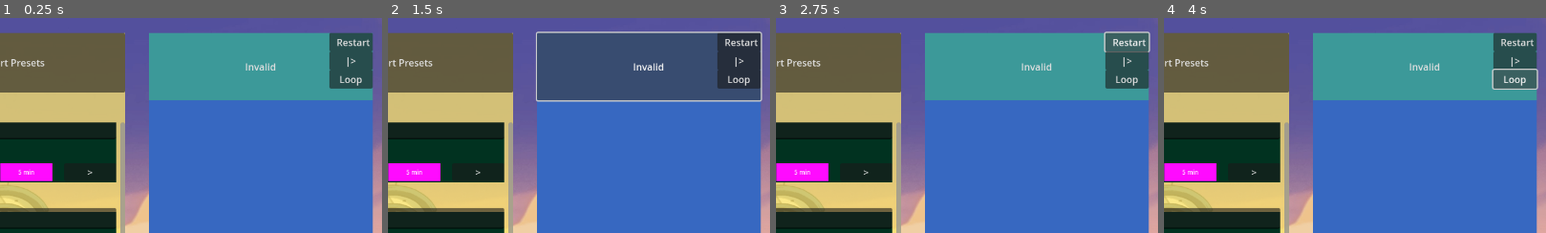
Above: before the commit, frames 1-4 (left to right).
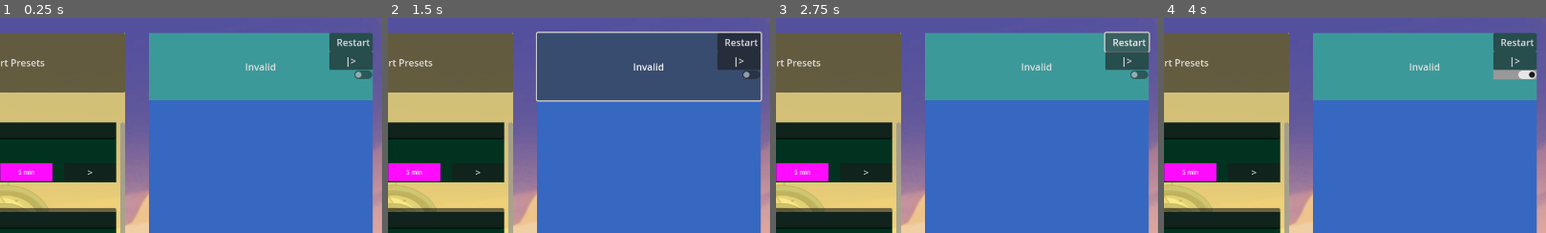
Above: after the commit, the same moments.

Repository: MacBeing3/Custom-Pomodoro-Style-Timers
Game: Godot game, scene res://src/project_root.tscn
Same seed, same stepped clock (60 frames per second), same inputs: the game is played once before the commit and once after it.
Inputs (mouse positions are % of the whole screen's width and height, from its top left):
- Up to frame 1 (0.25 s): no input
- Up to frame 2 (1.5 s): click "Import Presets" at 0.5 s; click "Invalid" at 1.25 s
- Up to frame 3 (2.75 s): click "Restart" at 2 s
- Up to frame 4 (4 s): click "|>" at 2.75 s; click (95, 14) at 3.5 s, where only the run before the commit has a clickable "Loop"
The pictures show only the part of the screen within x 49-99%, y 0-50%; the shares and areas given below are measured in that part.

The runs differ from the first frame. In frame 1, 0.9% of the frame differs, in the area x 86-98%, y 24-33%; in frame 2, 0.9%; in frame 3, 0.9%; in frame 4, 1.1%, in the area x 85-98%, y 23-34%.

Commit message:
window_visible signal sends info
window_visible signal sends sends current and next timer info to popup

Diff:
--- a/Nice timers/src/Main_Screen.gd
+++ b/Nice timers/src/Main_Screen.gd
@@ -5,7 +5,7 @@
 @onready var pck_scne_task_box: PackedScene = preload("res://src/task_box.tscn")
 
 @onready var grid_container:= $BackgroundImage/MarginContainer/HSplitContainer/TimersBackground/PresetsBackground/VSplitContainer/PresetsScrollContainer/GridContainer
-signal window_visible
+signal window_visible(current_info, next_up)
 signal window_hide
 
 #active unit outdated
@@ -97,7 +97,7 @@
 
 
 func _on_start_schedule_pressed(): #should replace with a pause and a stop timer
-
+	print("yo I did it")
 
 	if schedule_button_function == "Start Schedule":
 		bound_timers[0].set_paused(false)
@@ -111,8 +111,8 @@
 
 
 		await bound_timers[0].timeout
-		window_visible.emit()
-	#
+#		window_visible.emit()
+		window_visible.emit(timers_scheduled[popup_called_times],_get_next_scheduled_timer(timers_scheduled, popup_called_times))
 	#else: print("You finished, YAAY")
 
 	elif schedule_button_function == "Restart":
@@ -156,14 +156,16 @@
 	if popup_called_times < bound_timers.size():
 		bound_timers[popup_called_times].set_paused(false)
 		is_timers_paused = false
-		print(bound_timers[popup_called_times])
+		current_timer = bound_timers[popup_called_times]
+		print("current timer is    ", bound_timers[popup_called_times])
 
 		await bound_timers[popup_called_times].timeout
 
 		if popup_called_times == bound_timers.size() - 1:
 			timer_popup_instance.get_node("StartNextTimer").text = "End Sched"
 
-		window_visible.emit()
+#		window_visible.emit()
+		window_visible.emit(timers_scheduled[popup_called_times],_get_next_scheduled_timer(timers_scheduled, popup_called_times))
 
 
 	else: #if end of timer
@@ -195,8 +197,11 @@
 			sched_vbox.get_child(child).timer.set_paused(true)
 			is_timers_paused = true
 
+		current_timer = bound_timers[0]
+
 		schedule_button_function = "Start Schedule"
 		rest_clr_button_function = "Clear"
+
 
 	elif rest_clr_button_function == "Clear":
 		for child in sched_vbox.get_child_count():
@@ -261,6 +266,9 @@
 func _on_pause_play_button_pressed():
 	print(is_timers_paused)
 	if current_timer:
+		if schedule_button_function == "Start Schedule":
+			_on_start_schedule_pressed()
+			return
 
 		if is_timers_paused == true:
 			current_timer.set_paused(false)
@@ -269,3 +277,14 @@
 		elif is_timers_paused == false: #if not apused, now pause
 			is_timers_paused = true
 			current_timer.set_paused(true)
+
+
+
+func _get_next_scheduled_timer(timer_sched, popup_times) -> Dictionary:
+	var next_up: Dictionary
+	if timer_sched.size() > popup_times+1:
+		next_up =  timer_sched[popup_times+1]
+
+	else: next_up = {"name":"the end","duration":0}
+
+	return next_up
--- a/Nice timers/src/Main_Screen.tscn
+++ b/Nice timers/src/Main_Screen.tscn
@@ -171,12 +171,14 @@
 text = "  Restart"
 
 [node name="PausePlayButton" type="Button" parent="BackgroundImage/MarginContainer/HSplitContainer/TaskBoard/VSplitContainer/StartSchedule/VBoxContainer"]
+editor_description = "this should really just turn into start button"
 layout_mode = 2
 text = "Pause"
 
-[node name="Button2" type="Button" parent="BackgroundImage/MarginContainer/HSplitContainer/TaskBoard/VSplitContainer/StartSchedule/VBoxContainer"]
-layout_mode = 2
-text = "Loop"
+[node name="loop" type="CheckButton" parent="BackgroundImage/MarginContainer/HSplitContainer/TaskBoard/VSplitContainer/StartSchedule/VBoxContainer"]
+layout_mode = 2
+flat = true
+alignment = 1
 
 [node name="Control" type="Control" parent="BackgroundImage/MarginContainer/HSplitContainer/TaskBoard/VSplitContainer"]
 layout_mode = 2
--- a/Nice timers/src/confirm_timer_popup.gd
+++ b/Nice timers/src/confirm_timer_popup.gd
@@ -19,7 +19,10 @@
 
 
 
-func _on_window_visible():
+func _on_window_visible(current_info, next_up):
+	print("current timer name is    ", current_info["name"])
+	print("current timer duration is     ", current_info["duration"])
+	print("up next is    ", next_up["name"], "  for ", next_up["duration"], " time units")
 	self.visible = true
 #	popup_window.resize_v_box()
 
